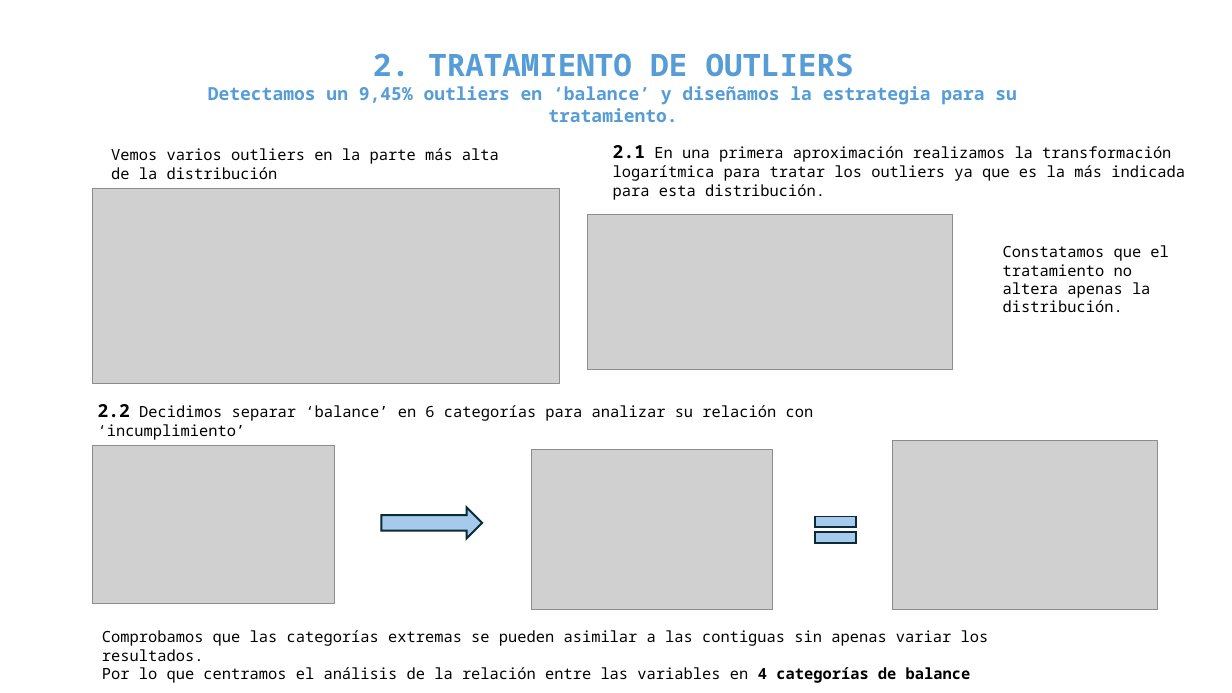
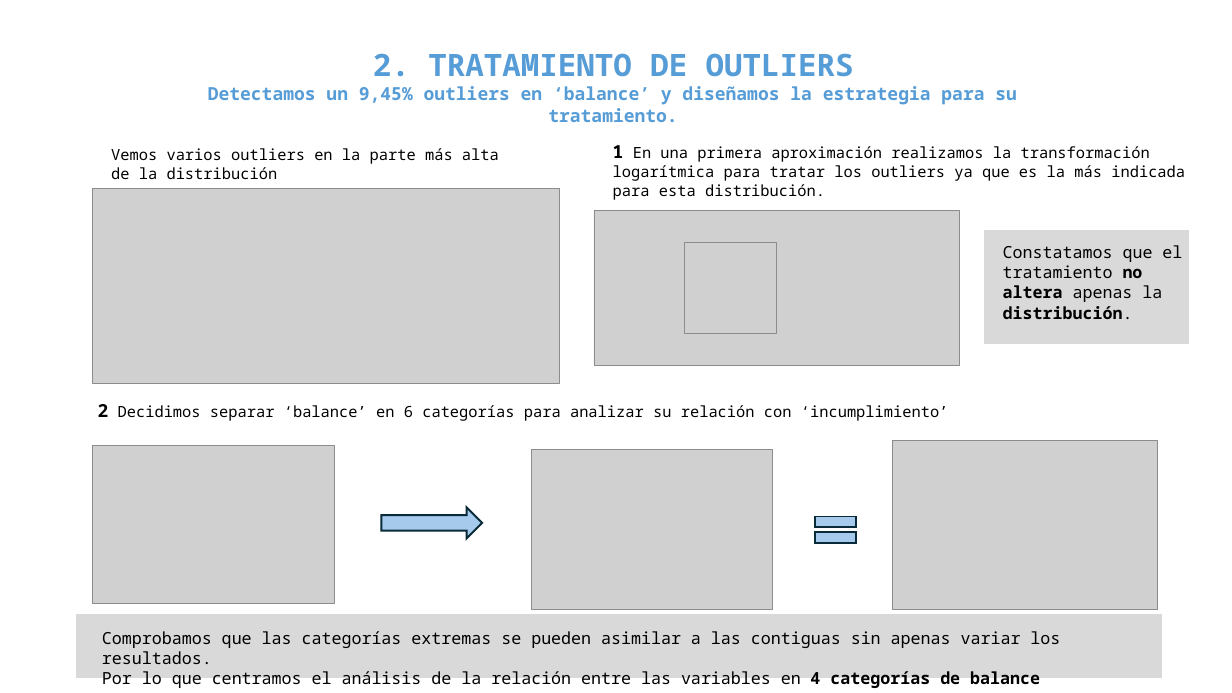
Before and after one commit to MarinaTorba/PersonalDataProrjects, a slide deck: slide 3 of Equip_B/results/ppt sprint1 FINANCES.PAU.pptx. Drawn at 1232x693 pixels with LibreOffice and Linux fonts; fonts in the diff are those of the drawing; grey boxes stand for pictures. Boxes give left, top, right and bottom in pixels: in the first picture for what was removed or moved away, otherwise in the second. Text is boxed around its words. In the diff, an @@ line names an element or a change of style, - is before the commit and + after.

```diff
--- a/Equip_B/results/ppt sprint1 FINANCES.PAU.pptx
+++ b/Equip_B/results/ppt sprint1 FINANCES.PAU.pptx
@@ text at (x1=613, y1=145, x2=1185, y2=200): text changed @@
-2.1 En una primera aproximación realizamos la transformación logarítmica para tratar los outliers ya que es la más indicada para esta distribución.
+1 En una primera aproximación realizamos la transformación logarítmica para tratar los outliers ya que es la más indicada para esta distribución.
@@ picture moved from (x1=587, y1=214, x2=952, y2=370) to (x1=594, y1=210, x2=959, y2=365) @@
@@ rectangle added at (x1=983, y1=229, x2=1190, y2=345), fill #D9D9D9, outline #FFFFFF 1.5 pt @@
@@ text "Constatamos que el tratamiento no ..." at (x1=1003, y1=245, x2=1182, y2=319): size 12 to 13 pt; bold on in "no altera distribución." @@
@@ picture added at (x1=684, y1=242, x2=776, y2=334) @@
@@ text at (x1=98, y1=404, x2=949, y2=421): text changed @@
-2.2 Decidimos separar ‘balance’ en 6 categorías para analizar su relación con ‘incumplimiento’
+2 Decidimos separar ‘balance’ en 6 categorías para analizar su relación con ‘incumplimiento’
@@ rectangle added at (x1=75, y1=613, x2=1163, y2=678), fill #D9D9D9, outline #FFFFFF 1.5 pt @@
@@ text "Comprobamos que las categorías extremas ..." at (x1=102, y1=631, x2=1060, y2=684): size 12 to 13 pt @@
```
Also in this commit, not shown: 3 other slides changed, 1 slide added, 1 slide removed.
